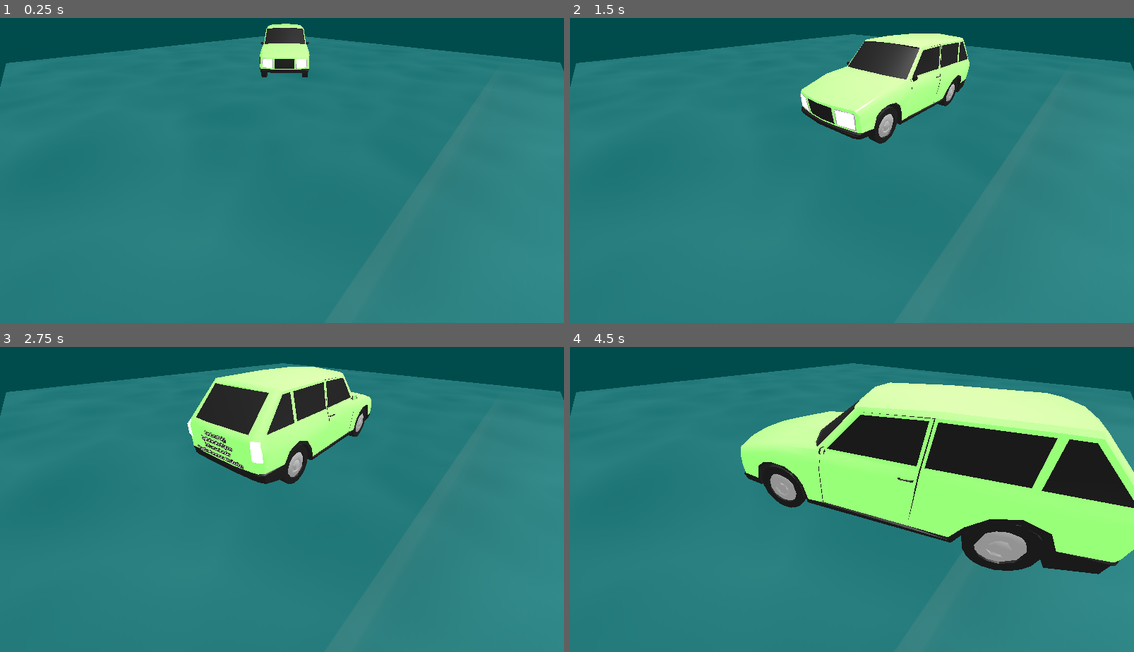
Above: before the commit, frames 1-4 (two rows, left to right).
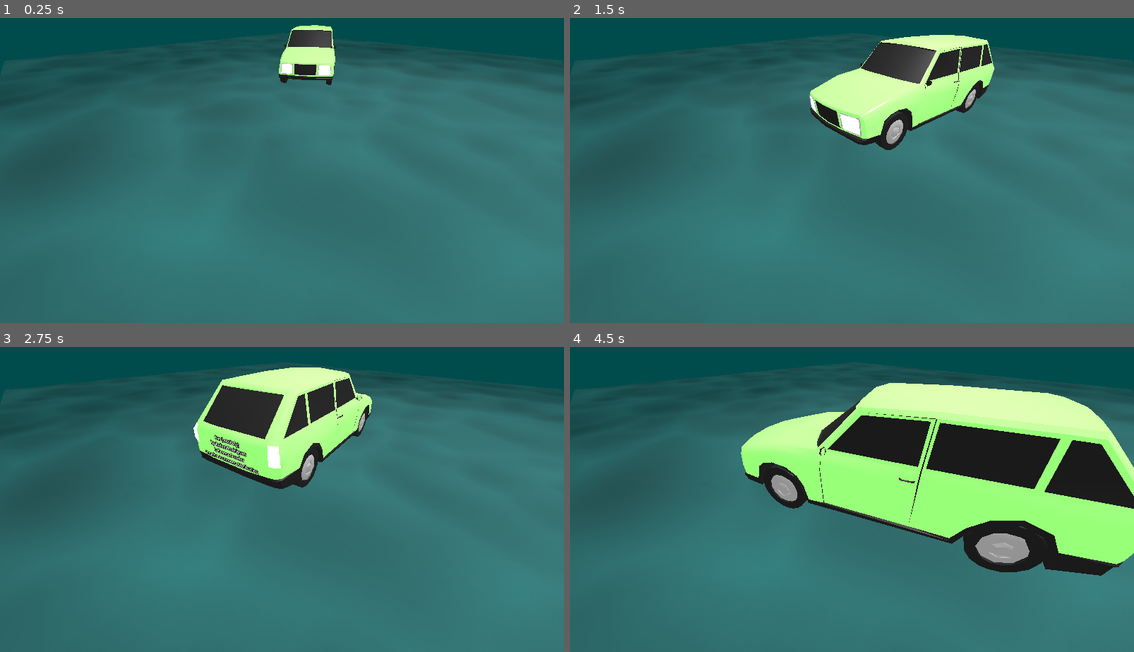
Above: after the commit, the same moments.

Repository: dip000/my-godotshaders
Game: Godot game, scene res://Main.tscn
Two runs of this game, one before a commit and one after it. Both use one fixed random seed, a clock stepped at 60 frames per second and the inputs below.
Inputs (mouse positions are in pixels of both pictures, inside the frame that each line leads up to):
- Up to frame 1 (0.25 s): no input
- Up to frame 2 (1.5 s): move the mouse to (976, 149) at 0.52 s; move the mouse to (739, 179) at 1.27 s
- Up to frame 3 (2.75 s): move the mouse to (338, 423) at 2.02 s
- Up to frame 4 (4.5 s): move the mouse to (823, 557) at 2.77 s; move the mouse to (1021, 542) at 3.52 s; move the mouse to (682, 444) at 4.27 s

The runs differ from the first frame. In frame 1, 18% of the frame differs, in the area x 0-100%, y 1-63%; in frame 2, 20%, in the area x 0-100%, y 4-63%; in frame 3, 19%; in frame 4, 18%.

Commit message:
Tracks are very smooth now

Diff:
--- a/CarTracksOnSnowOrSand/Main.tscn
+++ b/CarTracksOnSnowOrSand/Main.tscn
@@ -1,8 +1,8 @@
-[gd_scene load_steps=16 format=3 uid="uid://ijwkh6k8gx8m"]
+[gd_scene load_steps=16 format=3 uid="uid://dtkptpruv1ay6"]
 
-[ext_resource type="Shader" uid="uid://lappm6o7lj1m" path="res://footprints.tres" id="2_l1j3m"]
-[ext_resource type="Script" path="res://footprints.gd" id="3_6c64c"]
+[ext_resource type="Script" path="res://car_tracks_exaple_of_use.gd" id="2_bwx1l"]
 [ext_resource type="Texture2D" uid="uid://1cujdx38cxxa" path="res://Images/snow_height.png" id="3_8neod"]
+[ext_resource type="Shader" uid="uid://lappm6o7lj1m" path="res://car_tracks.tres" id="3_tho10"]
 [ext_resource type="PackedScene" uid="uid://blroyoyd0uuc5" path="res://car.glb" id="5_r7oxn"]
 
 [sub_resource type="Environment" id="Environment_i3pvo"]
@@ -17,10 +17,10 @@
 [sub_resource type="ShaderMaterial" id="ShaderMaterial_ctokp"]
 resource_local_to_scene = true
 render_priority = 0
-shader = ExtResource("2_l1j3m")
-shader_parameter/color_mix = Color(0, 0.654902, 0.654902, 1)
-shader_parameter/mix_value = 0.632
-shader_parameter/step_weight = 0.45
+shader = ExtResource("3_tho10")
+shader_parameter/trail_color = Color(0, 0.447059, 0.447059, 1)
+shader_parameter/ground_modulate = Color(0.756863, 1, 1, 1)
+shader_parameter/ditch_height = 0.325
 shader_parameter/viewport_texture = SubResource("ViewportTexture_xa88w")
 shader_parameter/floor_texture = ExtResource("3_8neod")
 shader_parameter/floor_heightmap = ExtResource("3_8neod")
@@ -29,8 +29,8 @@
 resource_local_to_scene = true
 material = SubResource("ShaderMaterial_ctokp")
 size = Vector2(10, 10)
-subdivide_width = 512
-subdivide_depth = 512
+subdivide_width = 256
+subdivide_depth = 256
 
 [sub_resource type="BoxShape3D" id="BoxShape3D_0v47j"]
 size = Vector3(10.0605, 0.1, 10.0717)
@@ -59,9 +59,9 @@
 
 [sub_resource type="Gradient" id="Gradient_5n4dt"]
 offsets = PackedFloat32Array(0, 0.982301, 1)
-colors = PackedColorArray(0.109804, 0.109804, 0.109804, 1, 0.946903, 0.946903, 0.946903, 0.0530974, 1, 1, 1, 0)
+colors = PackedColorArray(0, 0, 0, 1, 0.946903, 0.946903, 0.946903, 0.0530974, 1, 1, 1, 0)
 
-[node name="ExampleOfUse" type="Node3D"]
+[node name="Main" type="Node3D"]
 
 [node name="NOTES" type="Label3D" parent="."]
 transform = Transform3D(1, 0, 0, 0, 1, 0, 0, 0, 1, 0, 3.17429, 0)
@@ -84,7 +84,8 @@
 omni_range = 7.838
 
 [node name="car" parent="." instance=ExtResource("5_r7oxn")]
-script = ExtResource("3_6c64c")
+transform = Transform3D(1, 0, 0, 0, 1, 0, 0, 0, 1, 0, 0, 0.830201)
+script = ExtResource("2_bwx1l")
 
 [node name="RemoteTransform3D" type="RemoteTransform3D" parent="car"]
 remote_path = NodePath("../../SubViewport/RemoteParticles")
@@ -114,6 +115,7 @@
 environment = SubResource("Environment_ms5u6")
 
 [node name="RemoteParticles" type="Node3D" parent="SubViewport"]
+transform = Transform3D(1, 0, 0, 0, 1, 0, 0, 0, 1, 0, 0, 0.830201)
 
 [node name="FrontLeft" type="CPUParticles3D" parent="SubViewport/RemoteParticles"]
 transform = Transform3D(-0.997109, -0.0759882, -3.32155e-09, 0, -4.37114e-08, 1, -0.0759882, 0.997109, 4.3585e-08, 0.39994, 0.063, -0.474836)
@@ -123,7 +125,7 @@
 mesh = SubResource("QuadMesh_arh4n")
 direction = Vector3(0, 0, 0)
 gravity = Vector3(0, 0, 0)
-color = Color(0.109804, 0.109804, 0.109804, 1)
+color = Color(0, 0, 0, 1)
 color_ramp = SubResource("Gradient_5n4dt")
 
 [node name="FrontRight" type="CPUParticles3D" parent="SubViewport/RemoteParticles"]
@@ -134,7 +136,7 @@
 mesh = SubResource("QuadMesh_arh4n")
 direction = Vector3(0, 0, 0)
 gravity = Vector3(0, 0, 0)
-color = Color(0.109804, 0.109804, 0.109804, 1)
+color = Color(0, 0, 0, 1)
 color_ramp = SubResource("Gradient_5n4dt")
 
 [node name="BackLeftt" type="CPUParticles3D" parent="SubViewport/RemoteParticles"]
@@ -145,7 +147,7 @@
 mesh = SubResource("QuadMesh_arh4n")
 direction = Vector3(0, 0, 0)
 gravity = Vector3(0, 0, 0)
-color = Color(0.109804, 0.109804, 0.109804, 1)
+color = Color(0, 0, 0, 1)
 color_ramp = SubResource("Gradient_5n4dt")
 
 [node name="BackRight" type="CPUParticles3D" parent="SubViewport/RemoteParticles"]
@@ -156,5 +158,5 @@
 mesh = SubResource("QuadMesh_arh4n")
 direction = Vector3(0, 0, 0)
 gravity = Vector3(0, 0, 0)
-color = Color(0.109804, 0.109804, 0.109804, 1)
+color = Color(0, 0, 0, 1)
 color_ramp = SubResource("Gradient_5n4dt")
--- /dev/null
+++ b/CarTracksOnSnowOrSand/car_tracks.tres
@@ -0,0 +1,36 @@
+[gd_resource type="Shader" format=3 uid="uid://lappm6o7lj1m"]
+
+[resource]
+code = "shader_type spatial;
+
+group_uniforms SetupTheseValues;
+uniform sampler2D viewport_texture; // Set it as: \"New ViewportTexture\" and select your SubViewport Node in the scene tree
+uniform sampler2D floor_texture:hint_default_white;
+uniform sampler2D floor_heightmap:hint_default_white;
+uniform vec3 trail_color:source_color = vec3(0.0);
+uniform vec3 ground_modulate:source_color = vec3(1.0); // Same as it usually wors with modulate property in Sprites and such
+uniform float ditch_height:hint_range(0.0, 1.0) = 0.2;
+group_uniforms;
+
+
+void fragment() {
+	float trail = texture(viewport_texture, UV).r;
+	vec3 ground = texture(floor_texture, UV).rgb;
+
+	// This changes all blacks and grays into a darkened floor_recolor-scale but leaves whites as whites
+	vec3 trail_recolored = 1.0 - (1.0-trail) * (1.0-trail_color);
+
+	// Multipliyng the base colors with the darker colors of the trail will darken the resulting ditch smoothly
+	ALBEDO = ground*ground_modulate * trail_recolored;
+}
+
+void vertex() {
+	// If heighmap is gray in average, multiplying it by a black trail will create ditches in the ground
+	// So it might not look right with mostly-black heightmaps
+	float trail = texture(viewport_texture, UV).r;
+	VERTEX.y = texture(floor_heightmap, UV).r * ditch_height * trail;
+
+	// Honestly I don't know about normals nearly enough to know if I'm doing it right..
+	NORMAL.y = VERTEX.y;
+}
+"
--- a/CarTracksOnSnowOrSand/footprints.gd
+++ b/CarTracksOnSnowOrSand/car_tracks_exaple_of_use.gd
@@ -2,7 +2,7 @@
 # The car will move where the mouse pointer goes
 # Make sure the particles are following your car by either appending them as children or using a RemoteTransform3D
 extends Node3D
-class_name Car
+class_name CarExampleOfUse
 
 @onready var cam:Camera3D = $"../Camera3D"
 @onready var wheels:Array[Node3D] = [$WheelFR, $WheelFL, $WheelBR, $WheelBL]
--- a/CarTracksOnSnowOrSand/footprints.tres
+++ /dev/null
@@ -1,36 +0,0 @@
-[gd_resource type="Shader" format=3 uid="uid://lappm6o7lj1m"]
-
-[resource]
-code = "shader_type spatial;
-
-group_uniforms SetupTheseValues;
-uniform sampler2D viewport_texture; // Set it as: \"New ViewportTexture\" and select your SubViewport Node in the scene tree
-uniform sampler2D floor_texture:hint_default_white;
-uniform sampler2D floor_heightmap:hint_default_white;
-uniform vec3 color_mix:source_color;
-uniform float mix_value:hint_range(0.0, 1.0) = 0.5;
-uniform float step_weight:hint_range(0.0, 1.0) = 0.2;
-group_uniforms;
-
-
-void fragment() {
-	float trail = texture(viewport_texture, UV).r;
-	vec3 ground = texture(floor_texture, UV).rgb;
-
-	if(trail < 1.0){
-		ALBEDO = mix(ground, color_mix, mix_value) * 0.8;
-	}
-	else{
-		ALBEDO = mix(ground, color_mix, 0.5);
-	}
-}
-
-void vertex() {
-	float trail = texture(viewport_texture, UV).r;
-	if(trail >= 1.0){
-		VERTEX.y = texture(floor_heightmap, UV).y * step_weight;
-	}
-
-	NORMAL.y = normalize(VERTEX.y);
-}
-"
--- a/CarTracksOnSnowOrSand/project.godot
+++ b/CarTracksOnSnowOrSand/project.godot
@@ -10,7 +10,7 @@
 
 [application]
 
-config/name="Footprints"
+config/name="CarTracksOnSnowOrSand"
 config/tags=PackedStringArray("godotshaders.com")
 run/main_scene="res://Main.tscn"
 config/features=PackedStringArray("4.1", "GL Compatibility")
